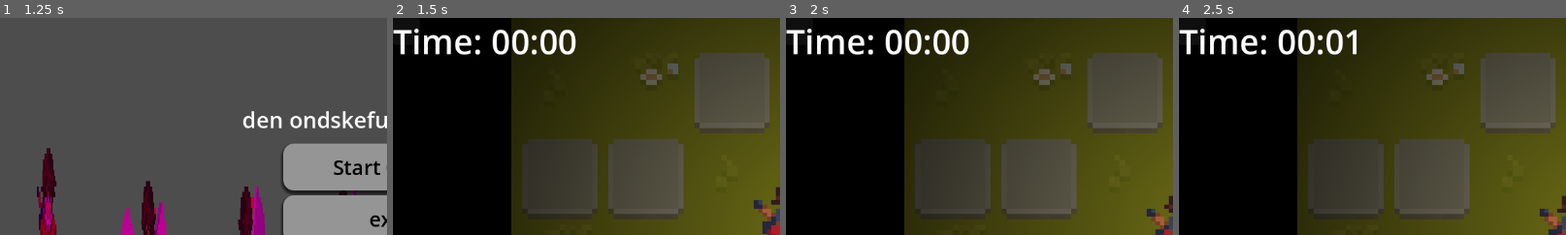
Above: before the commit, frames 1-4 (left to right).
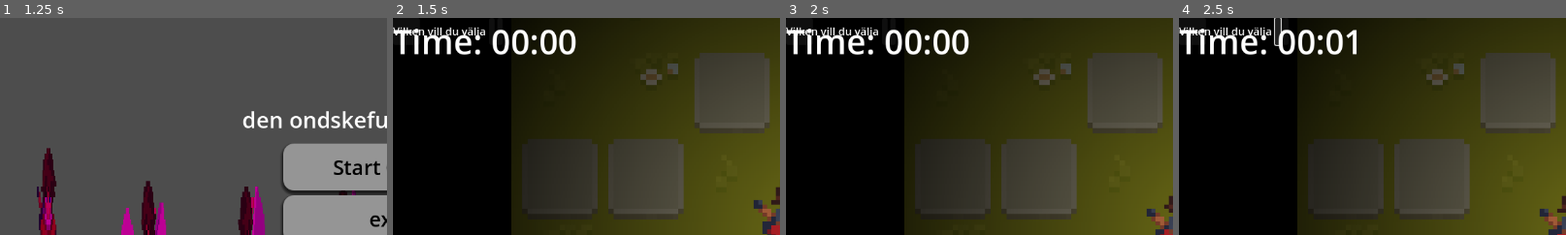
Above: after the commit, the same moments.

Repository: Einar-Sved/Gymnasiearbete
Game: Godot game, scene res://Main_menu.tscn
Same seed, same stepped clock (60 frames per second), same inputs: the game is played once before the commit and once after it.
Inputs (mouse positions are % of the whole screen's width and height, from its top left):
- Up to frame 1 (1.25 s): click "options" at 0.5 s
- Up to frame 2 (1.5 s): click "Start Game" at 1.25 s
- Up to frame 3 (2 s): no input
- Up to frame 4 (2.5 s): click (13, 3) at 2.02 s
The pictures show only the part of the screen within x 0-50%, y 0-50%; the shares and areas given below are measured in that part.

Frame 1 is identical in both runs. In frame 2, 0.4% of the frame differs, in the area x 0-24%, y 4-9%; in frame 3, 0.4%; in frame 4, 0.7%, in the area x 0-27%, y 0-13%.
Error after the commit: Parse Error: Expected variable name after "var". (res://player.gd:6)

Commit message:
2 buttons somman får välja powerips med en npc

Diff:
--- a/gyarb/character_body_2d.tscn
+++ b/gyarb/character_body_2d.tscn
@@ -4,6 +4,8 @@
 [ext_resource type="Script" uid="uid://bdmrp4haf6087" path="res://npc_area.gd" id="2_ij6vw"]
 
 [sub_resource type="GDScript" id="GDScript_ij6vw"]
+script/source = "extends CharacterBody2D
+"
 
 [sub_resource type="RectangleShape2D" id="RectangleShape2D_ij6vw"]
 size = Vector2(29.5, 38.5)
@@ -49,5 +51,15 @@
 offset_right = 40.0
 offset_bottom = 40.0
 
+[node name="Label" type="Label" parent="CanvasLayer/Panel/HBoxContainer"]
+layout_mode = 2
+text = "Vilken vill du välja"
+
+[node name="Button" type="Button" parent="CanvasLayer/Panel/HBoxContainer"]
+layout_mode = 2
+
+[node name="Button2" type="Button" parent="CanvasLayer/Panel/HBoxContainer"]
+layout_mode = 2
+
 [connection signal="body_entered" from="NPC_AREA" to="NPC_AREA" method="_on_body_entered"]
 [connection signal="body_exited" from="NPC_AREA" to="NPC_AREA" method="_on_body_exited"]
--- /dev/null
+++ b/gyarb/game_settings.gd
@@ -0,0 +1,11 @@
+extends Node
+var speed = 100
+
+# Called when the node enters the scene tree for the first time.
+func _ready() -> void:
+	pass # Replace with function body.
+
+
+# Called every frame. 'delta' is the elapsed time since the previous frame.
+func _process(delta: float) -> void:
+	pass
--- a/gyarb/player.gd
+++ b/gyarb/player.gd
@@ -2,9 +2,8 @@
 
 
 @onready var anim: AnimatedSprite2D = $AnimatedSprite2D
-
 var keys: Array = []
-
+@onready var
 func add_key(color):
 	if color not in keys:
 		keys.append(color)
@@ -49,7 +48,7 @@
 		velocity.x +=2
 		direction = Vector2(1,0)
 
-	velocity = velocity.normalized()*100
+	velocity = velocity.normalized()*GameSettings.speed
 	move_and_slide()
 
 func update_animation():
--- a/gyarb/player.tscn
+++ b/gyarb/player.tscn
@@ -538,7 +538,7 @@
 
 [node name="PointLight2D2" type="PointLight2D" parent="."]
 position = Vector2(61, 50)
-scale = Vector2(7.09635, 6.28255)
+scale = Vector2(6, 5.313)
 color = Color(1, 0.969691, 0.875512, 1)
 shadow_enabled = true
 texture = SubResource("GradientTexture2D_d21ai")
--- a/gyarb/project.godot
+++ b/gyarb/project.godot
@@ -14,6 +14,10 @@
 run/main_scene="uid://dfdm6j6vuvksi"
 config/features=PackedStringArray("4.4", "GL Compatibility")
 config/icon="res://icon.svg"
+
+[autoload]
+
+GameSettings="*res://game_settings.gd"
 
 [global_group]
 
Not shown, added: gyarb/game_settings.gd.uid
